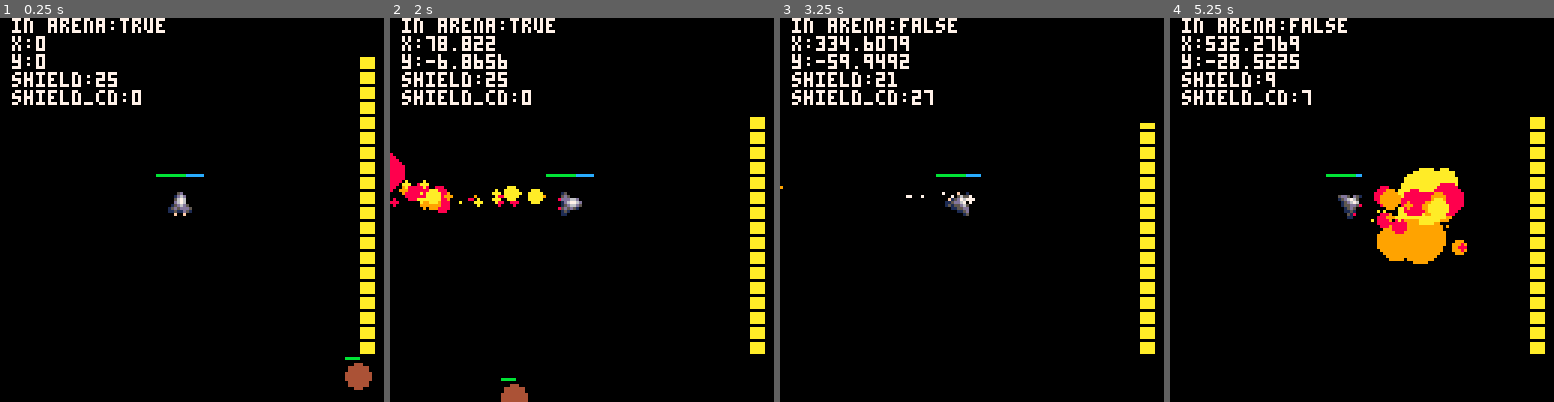
Above: before the commit, frames 1-4 (left to right).
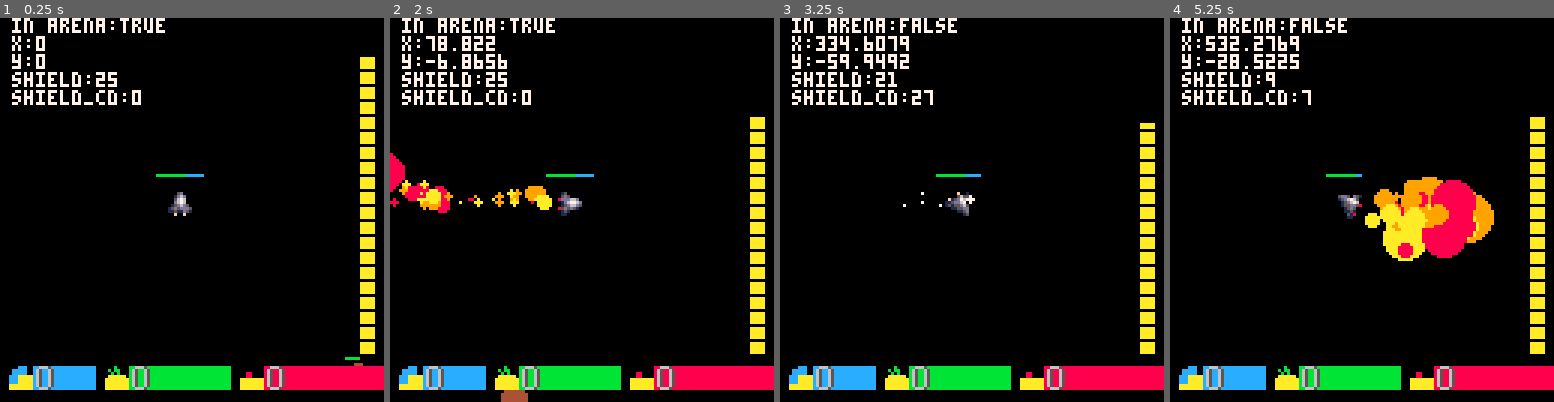
Above: after the commit, the same moments.

Repository: glassoup/pico8playground
Game: PICO-8 cartridge zs.p8
Two runs of this game, one before a commit and one after it. Both use one fixed random seed, a clock stepped at 60 frames per second and the inputs below.
Inputs:
- Up to frame 1 (0.25 s): no input
- Up to frame 2 (2 s): tap X (X key) at 0.33, 1.07, 1.85 s; tap O (Z key) at 0.7, 1.7 s; hold Right from 1.6 s (still down)
- Up to frame 3 (3.25 s): release Right at 2.1 s; tap O (Z key) at 2.1, 2.5, 2.9 s; hold Up 2.15-2.42 s; hold Right 2.47-3.03 s; tap X (X key) at 2.97 s; hold Left from 3.08 s (still down)
- Up to frame 4 (5.25 s): tap O (Z key) every 0.4 s from 3.3 to 4.9 s; release Left at 3.58 s; hold Down 3.63-3.97 s; hold Right 4.02-4.68 s; tap X (X key) at 4.08, 5.2 s; hold Up 4.73-5.03 s; hold Left from 5.08 s (still down)

The runs differ from the first frame. In frame 1, 5.5% of the frame differs, in the area x 2-100%, y 90-97%; in frame 2, 5.9%; in frame 3, 5.5%; in frame 4, 10%, in the area x 2-100%, y 39-97%.

Commit message:
add special wip, delete out of range bullets

Diff:
--- a/zs.p8
+++ b/zs.p8
@@ -50,6 +50,18 @@
   shield_penalty_max=10,
   shield_fullcharge=false,
   shield_nocharge_amt=30,
+  special_1_charge=20,
+  special_2_charge=33,
+  special_3_charge=50,
+  special_1_charge_max=20,
+  special_2_charge_max=33,
+  special_3_charge_max=50,
+  special_1=0,
+  special_2=0,
+  special_3=0,
+  special_1_max=3,
+  special_2_max=2,
+  special_3_max=2,
  }
 
  enemies={
@@ -101,11 +113,11 @@
  arena_draw()
  particle_draw()
  player_draw()
- energy_draw()
  enemy_draw()
  player_bullet_draw()
  enemy_bullet_draw()
  _draw_debugger()
+ ui_draw()
 end
 -->8
 -- player
@@ -239,7 +251,9 @@
   particle_create(b.x,b.y,7,2,1)
   b.x+=sin(b.rot)*speed
   b.y-=cos(b.rot)*speed
-  --todo check for collusion
+  if b.x < -350 or b.x > 350 or  b.y < -350 or b.y > 350 then
+   del(player.bullets,b)
+  end
   for e in all(enemies) do
    local relpoint={
 	   x=b.x-e.x,
@@ -250,6 +264,7 @@
 	   sfx(5)
 	   del(player.bullets, b)
 	   enemy_damage(e,2)
+	   player_add_special(2)
 	  end
 	 end
  end
@@ -363,6 +378,13 @@
   d-=ceil(player.shield)
   player.shield=0
   player.health-=d
+  if player.health <=0 then
+	  particle_create(player.x,player.y,6,9,19)
+	  particle_create(player.x,player.y,4,9,19)
+	  particle_create(player.x,player.y,9,9,19)
+	  particle_create(player.x,player.y,0,9,4)
+   sfx(6)
+  end
  end
  if not player.shield_fullcharge then
 	 if player.shield <= 0 then
@@ -394,6 +416,12 @@
  for i=1,amt,1 do
  	add(particles,{x=x+rnd(area)-off,y=y+rnd(area)-off,col=col,age=rnd(size)})
  end
+end
+
+function player_add_special(a)
+ player.special_1=min(100,player.special_1+a)
+ player.special_2=min(100,player.special_2+a)
+ player.special_3=min(100,player.special_3+a)
 end
 -->8
 -- input
@@ -475,7 +503,7 @@
  return 15
 end
 
-function energy_draw()
+function ui_draw()
  local energy = player.energy
  local height = 111
  local l = 3
@@ -498,6 +526,38 @@
   height -= l_small
   energy-=2
  end
+
+ -- special
+ local s1 = 3 --todo
+ local s2 = 3 --todo
+ local s3 = 3 --todo
+ rectfill(
+  cam_x+11,
+  cam_y+116,
+  cam_x+11+player.special_1_charge,
+  cam_y+123,
+  12
+ )
+ spr(19,cam_x+3,cam_y+116,1,1)
+ spr(s1,cam_x+11,cam_y+116,1,1)
+ rectfill(
+  cam_x+43,
+  cam_y+116,
+  cam_x+43+player.special_2_charge,
+  cam_y+123,
+  11
+ )
+ spr(20,cam_x+35,cam_y+116,1,1)
+ spr(s2,cam_x+43,cam_y+116,1,1)
+ rectfill(
+  cam_x+88,
+  cam_y+116,
+  cam_x+88+player.special_3_charge,
+  cam_y+123,
+  8
+ )
+ spr(21,cam_x+80,cam_y+116,1,1)
+ spr(s3,cam_x+88,cam_y+116,1,1)
 end
 
 function enemy_draw()
@@ -571,32 +631,33 @@
 -->8
 --[[ todo
 
-remove objects out of screen
-
-if player health=0...
-
 figure out better attack method
 why only 2 btns :(
 
+synchro burst?
+
+finish up the special
+add count when charge full
+display the count.
 
 ]]
 __gfx__
-00000000000000600600000000000000000000000005d0000510000000000d500001d5000000d50000000000100f0000000ee00000e00000100e000000100000
-0000000000000060060000000000000000000000005d6d00015d0000000066d0001d6d00000d6d000000000015150000001eed0015e511e015e500000151e000
-007007000000066006600000000000000000000000d6760015dd676005d677650056760000567600000000001551d5f0005ee6001de5de1105e155e0005e1000
-000770000000066006600000000000000000000000d67600015dd6dd5ddd66d000d6760001d6760000000000015d6d1100dee6000ded5e510e66de1100edd5e0
-000770000000666006660000000000000000000005dd6d5001d5ddd515d5dd50155d6dd0555d6dd0000000001dd67d5101ed6e500e76e1006e7de51105e65e10
-00700700000066600666000000000000000000001d5dddd5115d55100115555115d5ddd115d5ddd1000000001567d50015e5ded50e7e5000e7de10005e7ee511
-000000000006666006666000000000000000000015515d51015100000000151001511d5501511d11000000001d65000011e11e510ede0000e6e10000e7e10010
-00000000000666600666600000000000000000000010010001100000000001100100010001001000000000005d00000000e00e000ee00000de0000005e100000
-000000000066666006666600000000000000000000000000000000000000000000000000000000000000005d00000000000005d0000000000000000000000000
-000000000066666006666600000000000000000000000000000000000000000000000000000000000000156d00000000000156d0000000000000000000000000
-0000000000666600006666000000000000000000000000000000000000000000000000000000000000055d7d000000000155d7d0000000000000000000000000
-000000000666600000066660000000000000000000000000000000000000000000000000000000000111d7d500000000111d7d50000000000000000000000000
-00000000066600000000666000000000000000000000000000000000000000000000000000000000111d66d50000000001d66d50000000000000000000000000
-0000000006600000000006600000000000000000000000000000000000000000000000000000000000151d51000000000151d510000000000000000000000000
-000000000600000000000060000000000000000000000000000000000000000000000000000000000f0051d500000000f0051d51000000000000000000000000
-000000000000000000000000000000000000000000000000000000000000000000000000000000000000f00100000000000f0010000000000000000000000000
+0000000000000060060000000066650000665000006665000066650000000d500001d5000000d5000005d000100f0000000ee00000e00000100e000000100000
+00000000000000600600000006500650000650000650065006500650000066d0001d6d00000d6d00005d6d0015150000001eed0015e511e015e500000151e000
+0070070000000660066000000650065000065000065006500650065005d67765005676000056760000d676001551d5f0005ee6001de5de1105e155e0005e1000
+000770000000066006600000065006500006500000006500000665005ddd66d000d6760001d6760000d67600015d6d1100dee6000ded5e510e66de1100edd5e0
+0007700000006660066600000650065000065000000650000000065015d5dd50155d6dd0555d6dd005dd6d501dd67d5101ed6e500e76e1006e7de51105e65e10
+007007000000666006660000065006500006500000650000065006500115555115d5ddd115d5ddd11d5dddd51567d50015e5ded50e7e5000e7de10005e7ee511
+000000000006666006666000065006500006500006500000065006500000151001511d5501511d1115515d511d65000011e11e510ede0000e6e10000e7e10010
+00000000000666600666600000666500006665000666665000666500000001100100010001001000001001005d00000000e00e000ee00000de0000005e100000
+000000000066666006666600000ccc00000b000000000000000000000000000000000000051000000000005d00000000000005d0000000000000000000000000
+0000000000666660066666000ccccc000b0bb00000000000000000000000000000000000015d00000000156d00000000000156d0000000000000000000000000
+0000000000666600006666000ccccc0000b0b0000088000000000000000000000000000015dd676000055d7d000000000155d7d0000000000000000000000000
+000000000666600000066660cccaaaaa0aaaaaa000880000000000000000000000000000015dd6dd0111d7d500000000111d7d50000000000000000000000000
+000000000666000000006660cccaaaaaaaaaaaaaaaaaaaaa00000000000000000000000001d5ddd5111d66d50000000001d66d50000000000000000000000000
+000000000660000000000660cccaaaaaaaaaaaaaaaaaaaaa000000000000000000000000115d551000151d51000000000151d510000000000000000000000000
+000000000600000000000060aaaaaaaaaaaaaaaaaaaaaaaa000000000000000000000000015100000f0051d500000000f0051d51000000000000000000000000
+000000000000000000000000aaaaaaaaaaaaaaaaaaaaaaaa000000000000000000000000011000000000f00100000000000f0010000000000000000000000000
 0005d000000005d00000005d000001551110115d01100000015000000015000000015000000001000000f00100000f0000f00f0000f00000100f000000100000
 001d6d0000005d600000156d01001d7d01515d75055dd66d05d500000f1d000000f5d000000f1110000056550f15d6d1115d6d511151d5f0151500000111f000
 005676000005d76000115d751151576505156750f1d677d5fddd66d00155d000005d6d00000576000f15d76d115d6765155676d51515d6511551d5f000511000
Not shown, changed: index.js
